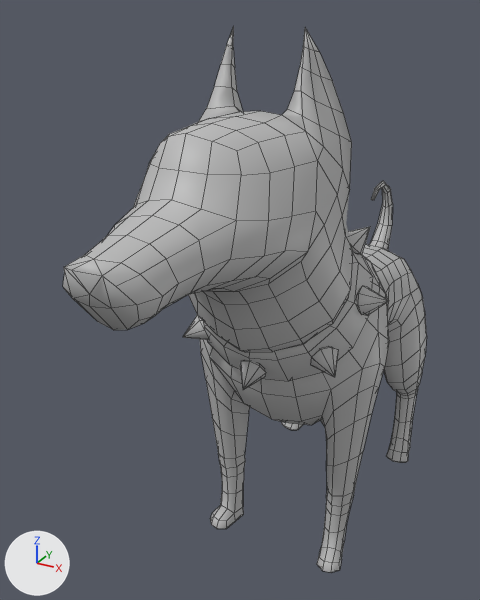
Before and after pictures for a commit that changed the FBX model TogeJam/Assets/3DModels/Characters/Rig/Assets/Dog_Rig.fbx.
One viewpoint serves both versions: a camera (50 mm lens) standing at (0.386, -1.038, 0.866) and looking at (-0.08, -0.191, 0.443). The lights are fixed; the arrows at lower left show +X, +Y and +Z. Both versions are drawn at the pose saved in each file; the numbers are the values there. Mesh edges are drawn as thin lines.

Objects in the first picture: 'model:Doggo'.
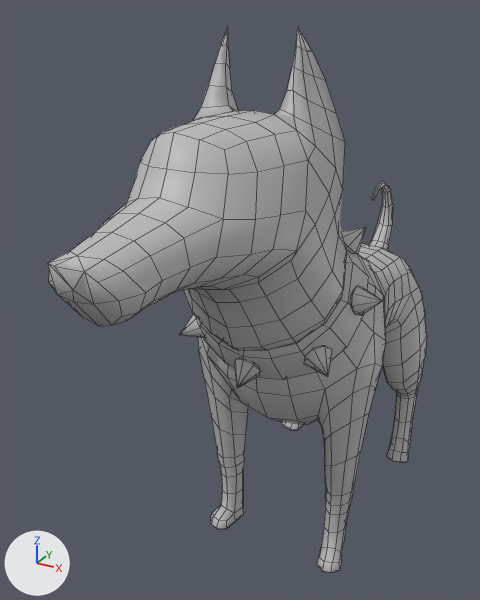
Boxes (x1, y1, x2, y2) around the edits, measured in the pictures (480 x 600 px):
'model:Doggo', posed
    before: (63, 26, 427, 573)
    after: (48, 27, 427, 573)
bone 'model:Spine2_M', root to tip
    before: (326, 299) to (323, 340)
    after: (325, 299) to (322, 340)
bone 'model:Scapula_R', root to tip
    before: (236, 309) to (203, 310)
    after: (234, 308) to (200, 308)
bone 'model:Scapula_L', root to tip
    before: (353, 336) to (373, 333)
    after: (349, 336) to (371, 333)

The change, as a diff of the scene's bpy script:
```diff
--- a/TogeJam/Assets/3DModels/Characters/Rig/Assets/Dog_Rig.fbx.py
+++ b/TogeJam/Assets/3DModels/Characters/Rig/Assets/Dog_Rig.fbx.py
@@ bone_model_spine1_m @@
 bone_model_spine1_m = bpy.data.objects['model:DeformationSystem'].pose.bones['model:Spine1_M']  # child of 'model:RootPart2_M'
-bone_model_spine1_m.rotation_quaternion = (1.0, 0.0, 0.0, 0.0)  # degrees (0, 0, 0)
+bone_model_spine1_m.rotation_quaternion = (1.0, 0.0, 0.007, 0.0)  # degrees (0, 1, 0)
@@ bone_model_spine2_m @@
 bone_model_spine2_m = bpy.data.objects['model:DeformationSystem'].pose.bones['model:Spine2_M']  # child of 'model:Spine1_M'
-bone_model_spine2_m.rotation_quaternion = (1.0, 0.0, 0.0, 0.0)  # degrees (0, 0, 0)
+bone_model_spine2_m.rotation_quaternion = (1.0, 0.0, 0.007, 0.0)  # degrees (0, 1, 0)
@@ bone_model_scapula_r @@
 bone_model_scapula_r = bpy.data.objects['model:DeformationSystem'].pose.bones['model:Scapula_R']  # child of 'model:Chest_M'
-bone_model_scapula_r.rotation_quaternion = (1.0, 0.0, 0.0, 0.0)  # degrees (0, 0, 0)
+bone_model_scapula_r.rotation_quaternion = (1.0, 0.002, 0.007, 0.004)  # degrees (0, 1, 0)
@@ bone_model_scapula_l @@
 bone_model_scapula_l = bpy.data.objects['model:DeformationSystem'].pose.bones['model:Scapula_L']  # child of 'model:Chest_M'
-bone_model_scapula_l.rotation_quaternion = (1.0, 0.0, 0.0, 0.0)  # degrees (0, 0, 0)
+bone_model_scapula_l.rotation_quaternion = (1.0, -0.002, -0.006, -0.004)  # degrees (0, -1, 0)
```
